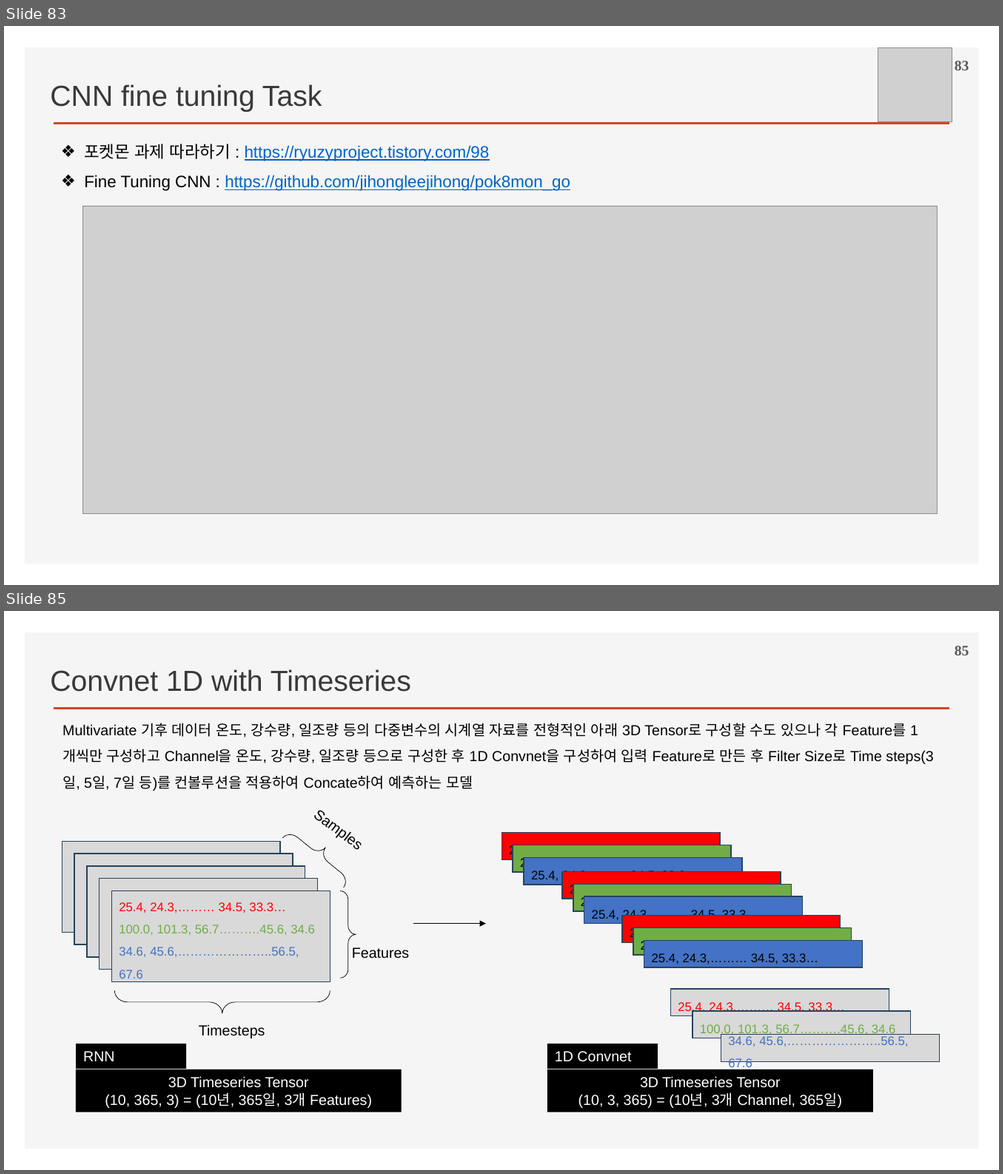
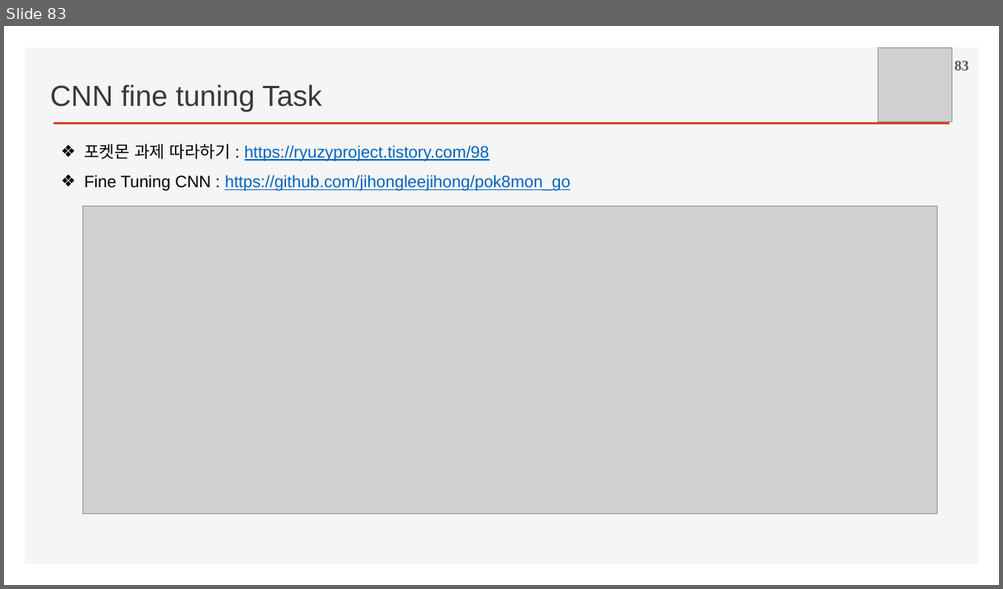
Before and after one commit to ancestor9/2026_Fall_Deep-Learning-with-Python, a slide deck: Chapter 08 Image Classification.pptx. Shown one above the other, each under a label of ours: slides 83 and 85 before the commit, slide 83 after it; the slides between them are not shown. The pictures are 1003x1174 and 1003x589 pixels, drawn with LibreOffice and Linux fonts; fonts in the diff are those of the drawing; grey boxes stand for pictures; background and template pictures are left out. Boxes give left, top, right and bottom in pixels: in the first picture for what was removed or moved away, otherwise in the second. Text is boxed around its words. In the diff, an @@ line names an element or a change of style, - is before the commit and + after.

```diff
--- a/Chapter 08 Image Classification.pptx
+++ b/Chapter 08 Image Classification.pptx
@@ slide 85 removed at (4,611,999,1170), background #FFFFFF; not listed: 2 template elements that a slide beside it also shows @@
@@ page number removed at (954,646,969,655) @@
-85
@@ text removed at (50,669,411,692) @@
-Convnet 1D with Timeseries
@@ text removed at (62,723,933,791) @@
-Multivariate 기후 데이터 온도, 강수량, 일조량 등의 다중변수의 시계열 자료를 전형적인 아래 3D Tensor로 구성할 수도 있으나 각 Feature를 1개씩만 구성하고 Channel을 온도, 강수량, 일조량 등으로 구성한 후 1D Convnet을 구성하여 입력 Feature로 만든 후 Filter Size로 Time steps(3일, 5일, 7일 등)를 컨볼루션을 적용하여 Concate하여 예측하는 모델
@@ text removed at (303,798,387,870) @@
-Samples
@@ left brace removed at (282,823,356,888) @@
@@ rectangle removed at (502,832,720,860) @@
-25.4, 24.3,……… 34.5, 33.3…
@@ rectangle removed at (62,842,281,933) @@
@@ rectangle removed at (74,854,293,945) @@
@@ rectangle removed at (513,846,731,872) @@
-25.4, 24.3,……… 34.5, 33.3…
@@ rectangle removed at (87,866,305,957) @@
@@ rectangle removed at (524,858,743,885) @@
-25.4, 24.3,……… 34.5, 33.3…
@@ rectangle removed at (562,872,781,899) @@
-25.4, 24.3,……… 34.5, 33.3…
@@ rectangle removed at (99,879,318,970) @@
@@ rectangle removed at (111,891,330,982) @@
-25.4, 24.3,……… 34.5, 33.3…
-100.0, 101.3, 56.7……….45.6, 34.6
-34.6, 45.6,…………………..56.5, 67.6
@@ left brace removed at (341,891,356,979) @@
@@ rectangle removed at (573,884,792,911) @@
-25.4, 24.3,……… 34.5, 33.3…
@@ rectangle removed at (584,897,803,923) @@
-25.4, 24.3,……… 34.5, 33.3…
@@ rectangle removed at (622,915,840,943) @@
-25.4, 24.3,……… 34.5, 33.3…
@@ arrow removed from (413, 923) to (486, 923) @@
@@ rectangle removed at (633,928,851,955) @@
-25.4, 24.3,……… 34.5, 33.3…
@@ rectangle removed at (644,941,862,968) @@
-25.4, 24.3,……… 34.5, 33.3…
@@ text removed at (352,948,409,959) @@
-Features
@@ left brace removed at (114,991,330,1014) @@
@@ rectangle removed at (670,989,889,1016) @@
-25.4, 24.3,……… 34.5, 33.3…
@@ text removed at (199,1025,265,1039) @@
-Timesteps
@@ rectangle removed at (693,1011,911,1039) @@
-100.0, 101.3, 56.7……….45.6, 34.6
@@ rectangle removed at (76,1044,186,1069) @@
-RNN
@@ rectangle removed at (547,1044,657,1069) @@
-1D Convnet
@@ rectangle removed at (721,1035,939,1062) @@
-34.6, 45.6,…………………..56.5, 67.6
@@ rectangle removed at (76,1070,401,1113) @@
-3D Timeseries Tensor
-(10, 365, 3) = (10년, 365일, 3개 Features)
@@ rectangle removed at (547,1070,873,1113) @@
-3D Timeseries Tensor
-(10, 3, 365) = (10년, 3개 Channel, 365일)
```
Also in this commit, not shown: 4 other slides removed, 1 other file.
